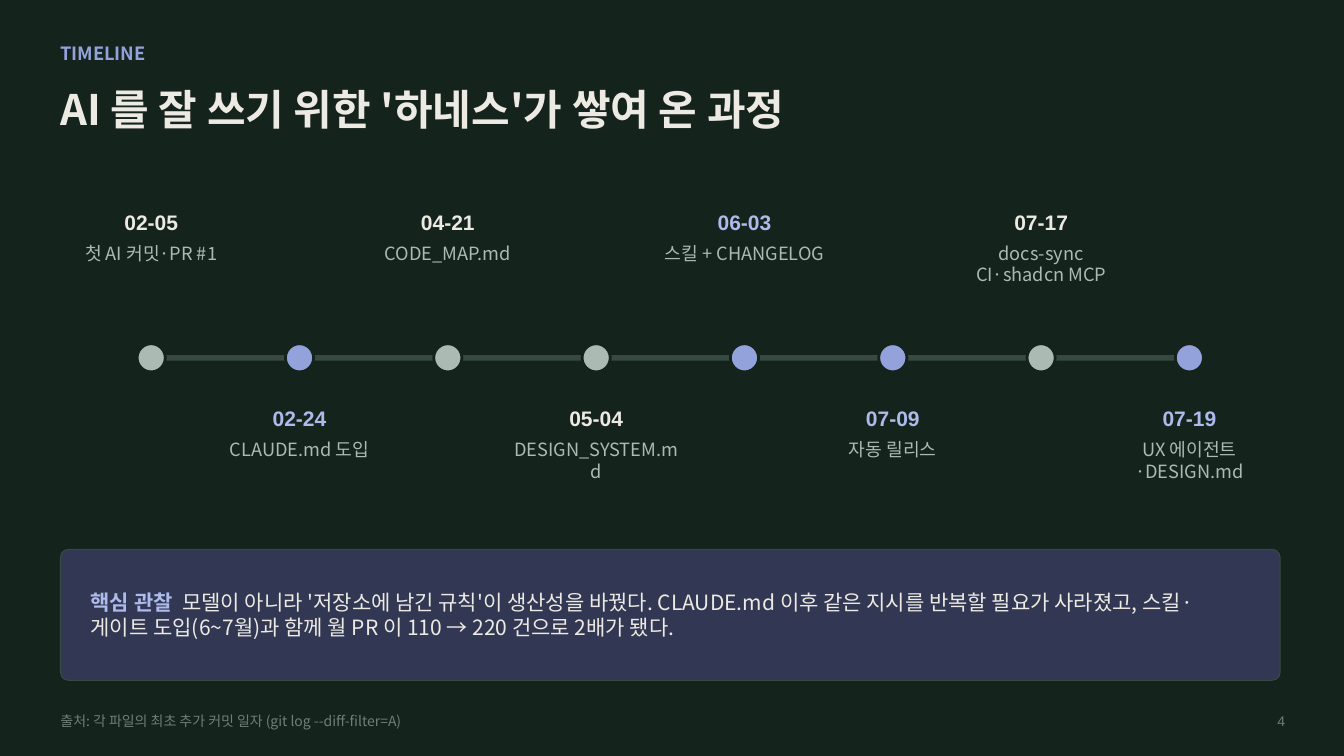
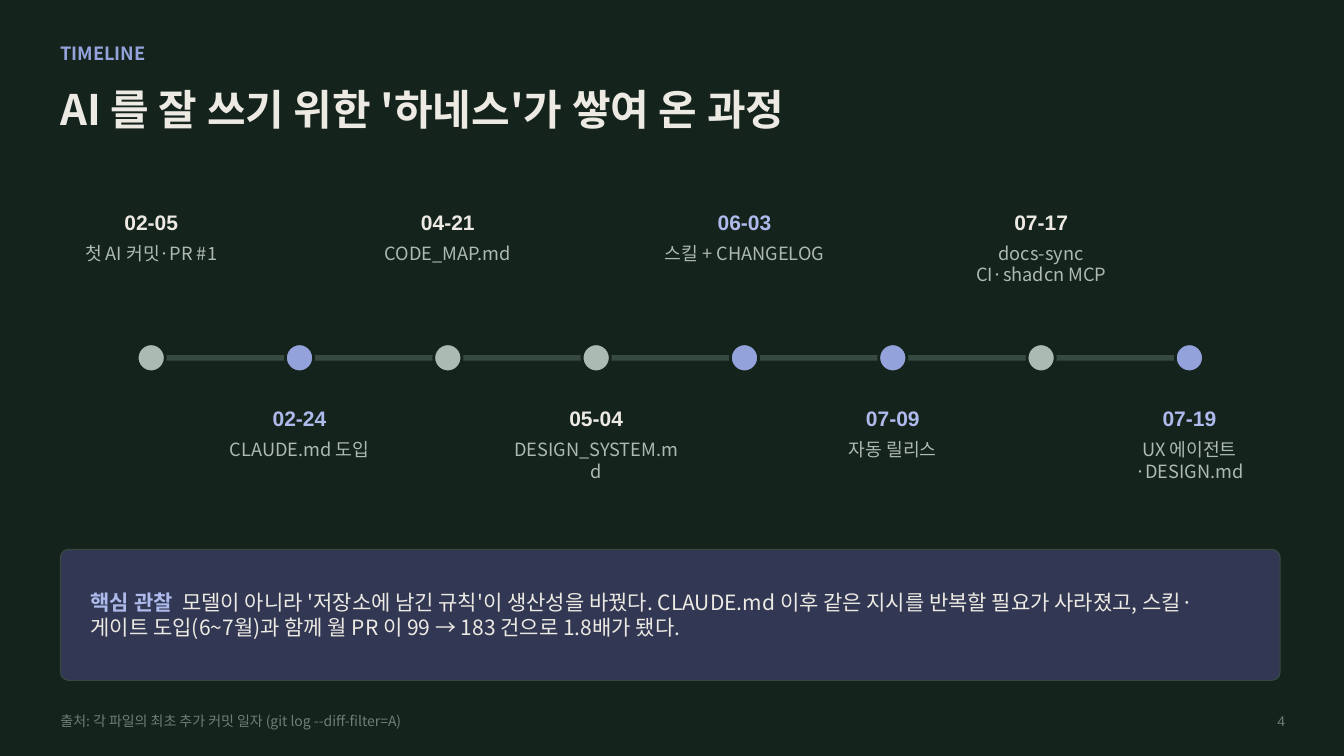
Before and after one commit to riverjin839/devops_management, a slide deck: slide 4 of docs/reports/2026-10_PEP_AI개발_리포트.pptx. Drawn at 1344x756 pixels with LibreOffice and Linux fonts; fonts in the diff are those of the drawing. Boxes give left, top, right and bottom in pixels: in the first picture for what was removed or moved away, otherwise in the second. Text is boxed around its words. In the diff, an @@ line names an element or a change of style, - is before the commit and + after.

```diff
--- a/docs/reports/2026-10_PEP_AI개발_리포트.pptx
+++ b/docs/reports/2026-10_PEP_AI개발_리포트.pptx
@@ text at (91,592,1193,639): text changed @@
-핵심 관찰 모델이 아니라 '저장소에 남긴 규칙'이 생산성을 바꿨다. CLAUDE.md 이후 같은 지시를 반복할 필요가 사라졌고, 스킬·게이트 도입(6~7월)과 함께 월 PR 이 110 → 220 건으로 2배가 됐다.
+핵심 관찰 모델이 아니라 '저장소에 남긴 규칙'이 생산성을 바꿨다. CLAUDE.md 이후 같은 지시를 반복할 필요가 사라졌고, 스킬·게이트 도입(6~7월)과 함께 월 PR 이 99 → 183 건으로 1.8배가 됐다.
```
Also in this commit, not shown: 9 other slides changed, 1 slide added, 1 other file.
